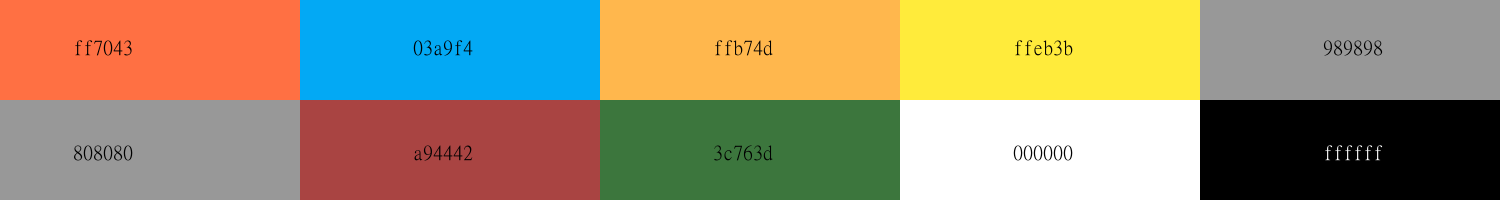
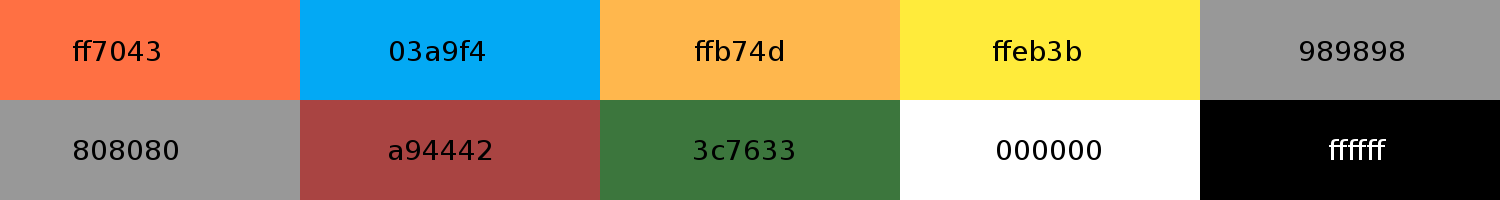
Revision of a layered 1500×200 image; what changed, layer by layer:
added layer "ff7043 ..." above "Ebene #1" over (73, 40, 1404, 160)
painted on "Ebene #1" over (74, 40, 1383, 161)
